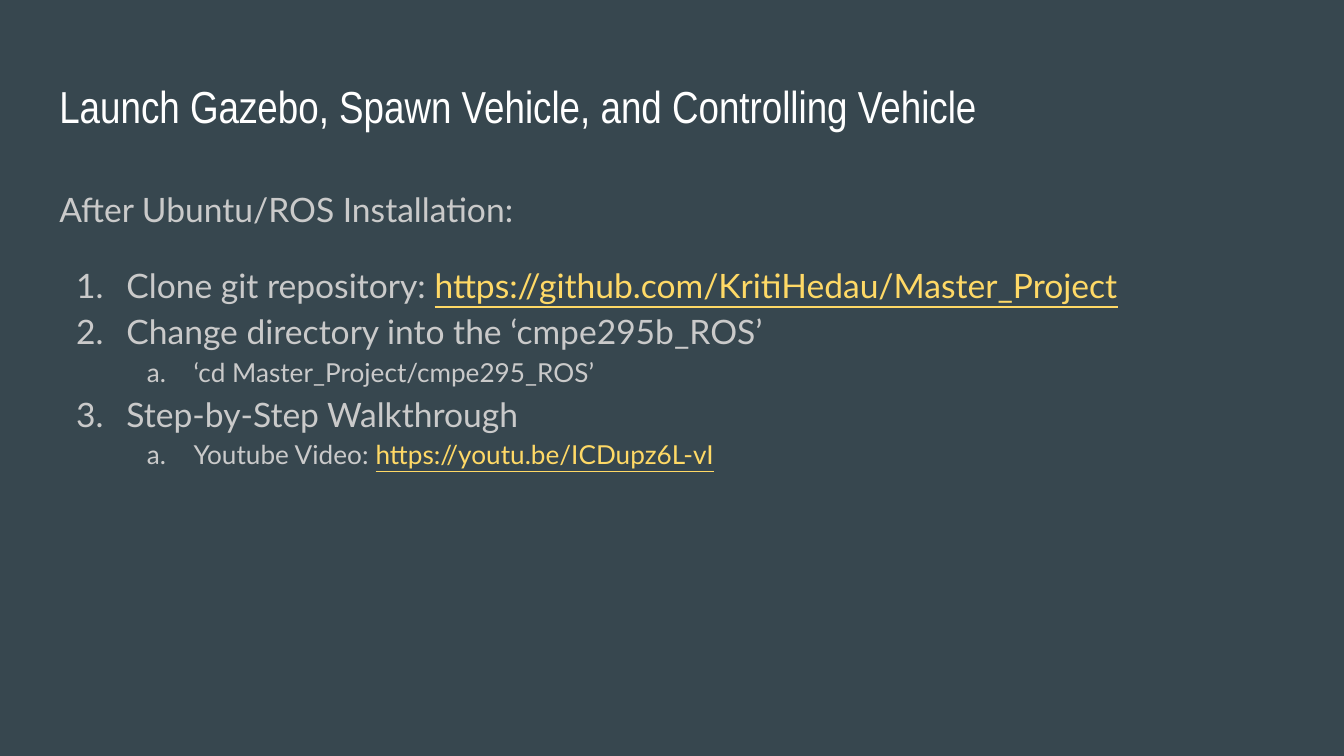
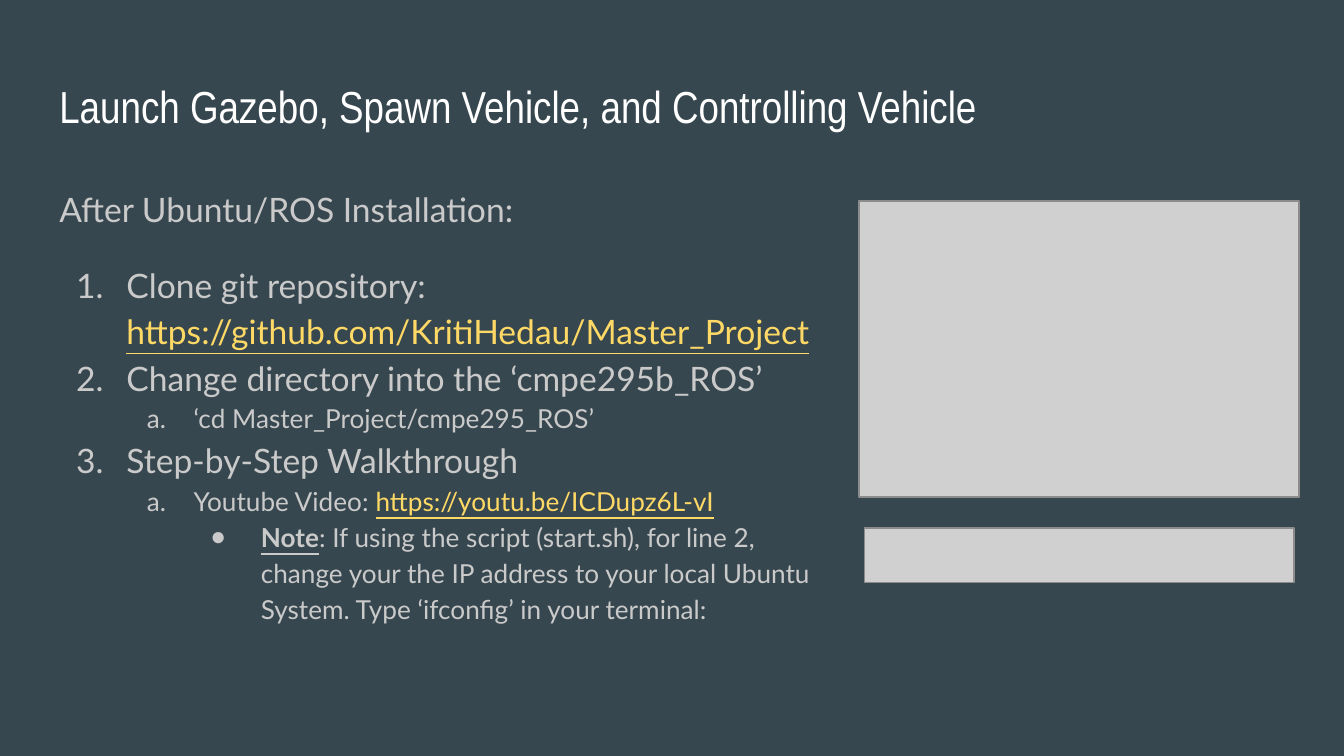
Before and after one commit to KritiHedau/Master_Project, a slide deck: slide 4 of Presentation/CMPE295B Update.pptx. Drawn at 1344x756 pixels with LibreOffice and Linux fonts; fonts in the diff are those of the drawing; grey boxes stand for pictures. Boxes give left, top, right and bottom in pixels: in the first picture for what was removed or moved away, otherwise in the second. Text is boxed around its words. In the diff, an @@ line names an element or a change of style, - is before the commit and + after.

Commit message:
update ppt

```diff
--- a/Presentation/CMPE295B Update.pptx
+++ b/Presentation/CMPE295B Update.pptx
@@ picture added at (x1=859, y1=202, x2=1298, y2=497) @@
@@ text at (x1=261, y1=527, x2=810, y2=624): paragraph added @@
+● Note: If using the script (start.sh), for line 2, change your the IP address to your local Ubuntu System. Type ‘ifconfig’ in your terminal:
@@ picture added at (x1=864, y1=528, x2=1294, y2=583) @@
```
